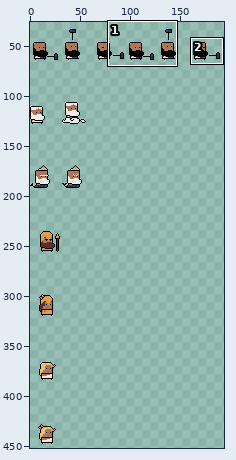
A sprite sheet gets an edit: src/assets/characters.png. The picture above shows the old version from afar; the outline marks the close-up.
Close-up. Old version:
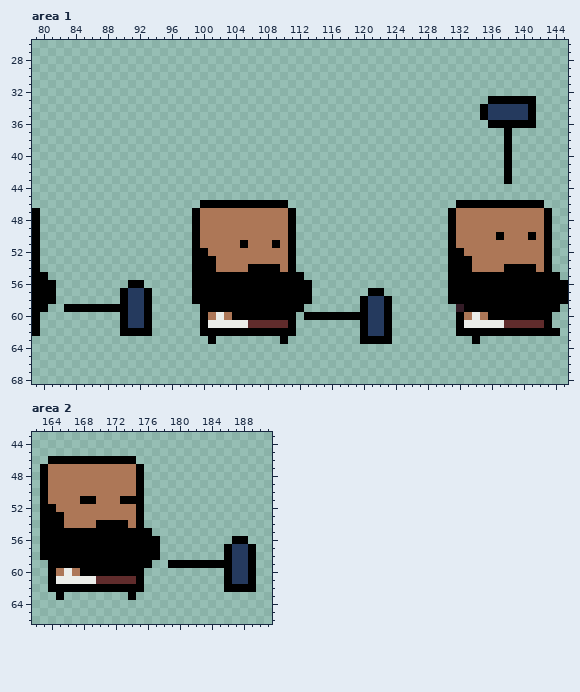
The file is 512x512 pixels. Shown: area 1: x 79..145, y 26..68; area 2: x 162..191, y 43..66. The wide view leaves out empty margins.
Once edited:
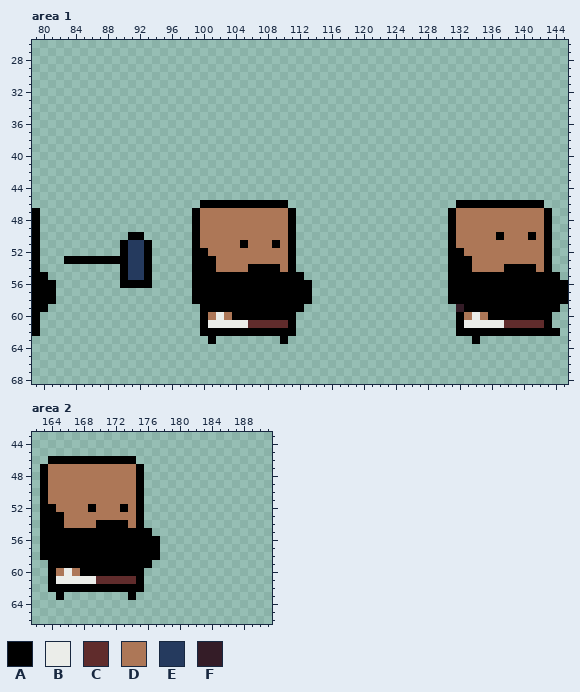
Palette (. is transparent): A #000000  B #ebede9  C #602c2c  D #ad7757  E #253a5e  F #341c27
The commit says: Bellows spritesheet.
Difference:
{"where": "area 1"}
{"y":33,"x":136,"old":"AAAAAA","new":"......"}
{"y":34,"x":135,"old":"AEEEEEA","new":"......."}
{"y":35,"x":135,"old":"AEEEEEA","new":"......."}
{"y":36,"x":136,"old":"AAAAAA","new":"......"}
{"y":37,"x":138,"old":"A","new":"."}
{"y":38,"x":138,"old":"A","new":"."}
{"y":39,"x":138,"old":"A","new":"."}
{"y":40,"x":138,"old":"A","new":"."}
{"y":41,"x":138,"old":"A","new":"."}
{"y":42,"x":138,"old":"A","new":"."}
{"y":43,"x":138,"old":"A","new":"."}
{"y":50,"x":91,"old":"..","new":"AA"}
{"y":51,"x":90,"old":"....","new":"AEEA"}
{"y":52,"x":90,"old":"....","new":"AEEA"}
{"y":53,"x":83,"old":"...........","new":"AAAAAAAAEEA"}
{"y":54,"x":90,"old":"....","new":"AEEA"}
{"y":55,"x":90,"old":"....","new":"AEEA"}
{"y":56,"x":90,"old":".","new":"A"}
{"y":56,"x":93,"old":".","new":"A"}
{"y":57,"x":90,"old":"AEEA","new":"...."}
{"y":57,"x":121,"old":"AA","new":".."}
{"y":58,"x":90,"old":"AEEA","new":"...."}
{"y":58,"x":120,"old":"AEEA","new":"...."}
{"y":59,"x":83,"old":"AAAAAAAAEEA","new":"..........."}
{"y":59,"x":120,"old":"AEEA","new":"...."}
{"y":60,"x":90,"old":"AEEA","new":"...."}
{"y":60,"x":113,"old":"AAAAAAAAEEA","new":"..........."}
{"y":61,"x":90,"old":"AEEA","new":"...."}
{"y":61,"x":120,"old":"AEEA","new":"...."}
{"y":62,"x":90,"old":"AAAA","new":"...."}
{"y":62,"x":120,"old":"AEEA","new":"...."}
{"y":63,"x":120,"old":"AAAA","new":"...."}
{"where": "area 2"}
{"y":51,"x":168,"old":"AA","new":"DD"}
{"y":51,"x":173,"old":"AA","new":"DD"}
{"y":52,"x":169,"old":"D","new":"A"}
{"y":52,"x":173,"old":"D","new":"A"}
{"y":56,"x":187,"old":"AA","new":".."}
{"y":57,"x":186,"old":"AEEA","new":"...."}
{"y":58,"x":186,"old":"AEEA","new":"...."}
{"y":59,"x":179,"old":"AAAAAAAAEEA","new":"..........."}
{"y":60,"x":186,"old":"AEEA","new":"...."}
{"y":61,"x":186,"old":"AEEA","new":"...."}
{"y":62,"x":186,"old":"AAAA","new":"...."}
{"label":"erased","picture_box":[480,96,536,184]}
{"label":"changed","picture_box":[64,232,152,336]}
{"label":"erased","picture_box":[304,288,392,344]}
{"label":"changed","picture_box":[80,496,136,512]}
{"label":"erased","picture_box":[168,536,256,592]}
